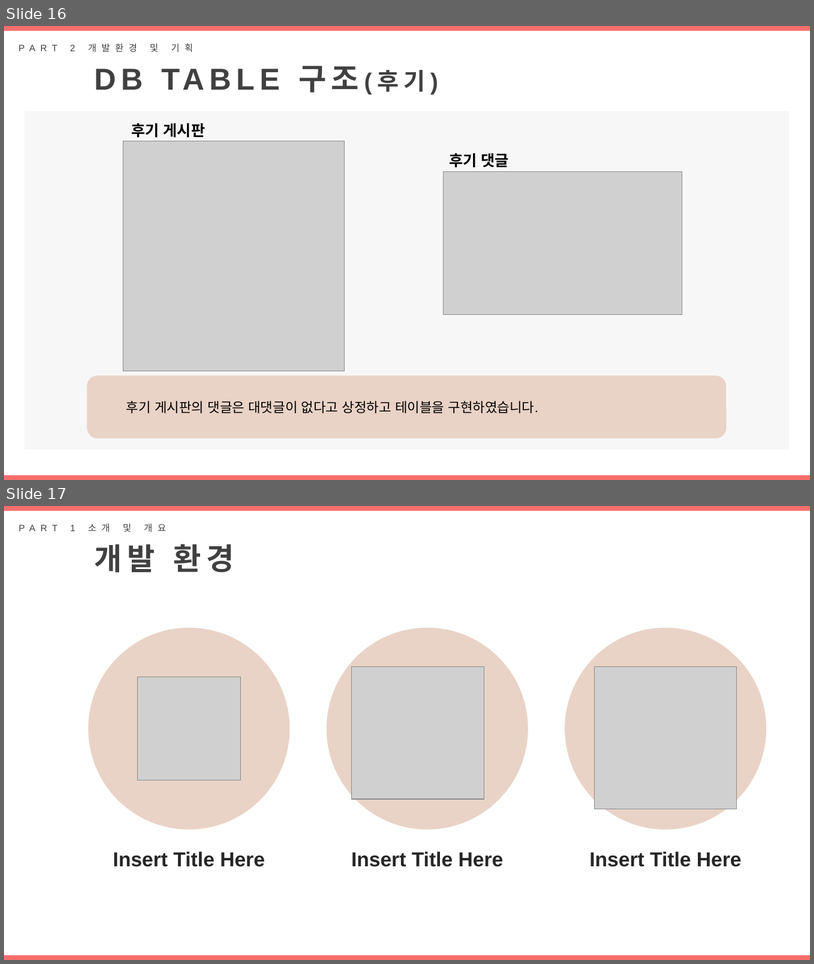
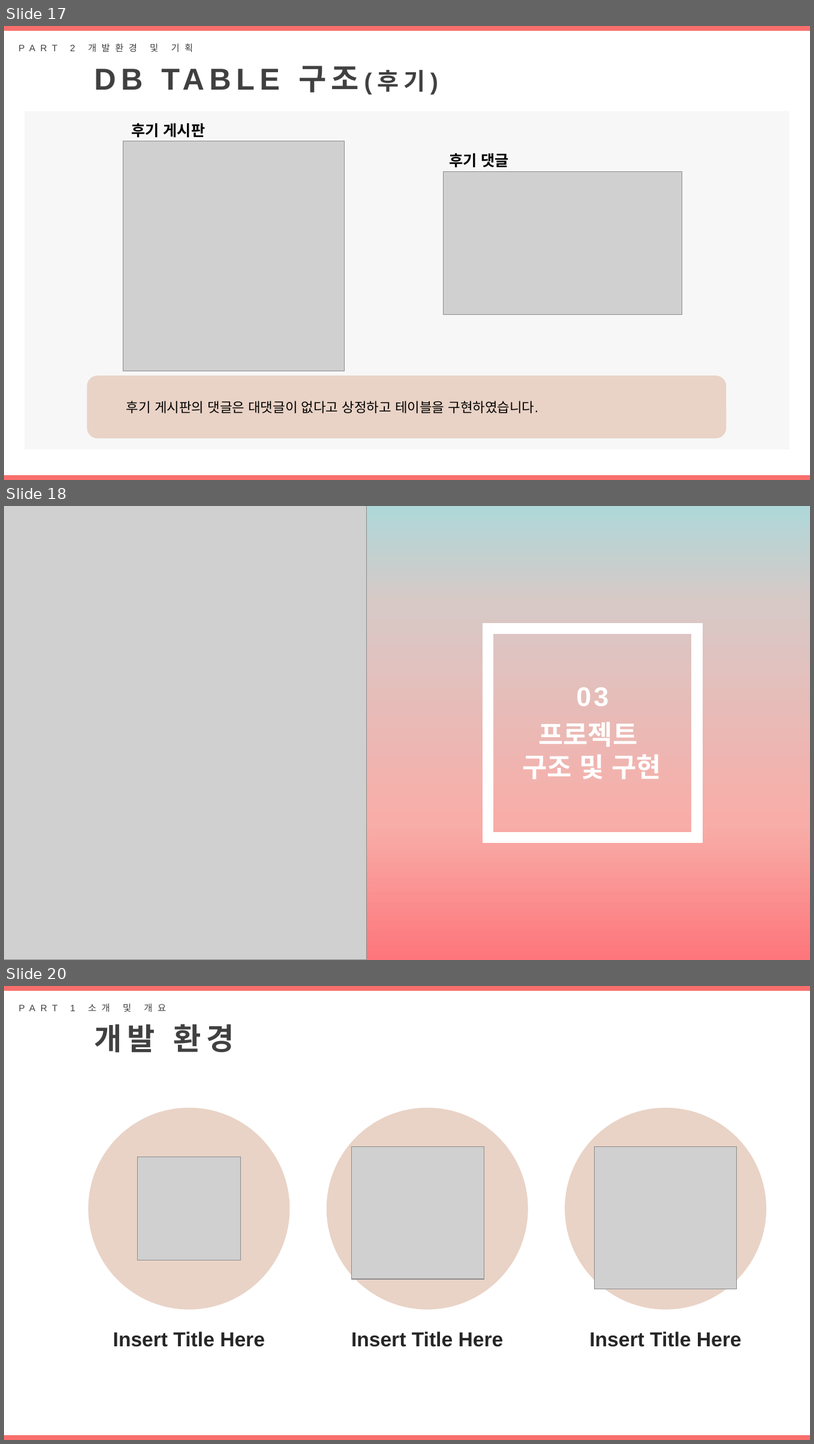
Before and after one commit to DAnomaly/SHOESFLY, a slide deck: project/B조_프로젝트_SHOEFLY.pptx. Shown one above the other, each under a label of ours: slides 16 and 17 before the commit, slides 17, 18 and 20 after it; the slides between them are not shown. The pictures are 814x964 and 814x1444 pixels, drawn with LibreOffice and Linux fonts; fonts in the diff are those of the drawing; grey boxes stand for pictures. Boxes give left, top, right and bottom in pixels: in the first picture for what was removed or moved away, otherwise in the second. Text is boxed around its words. In the diff, an @@ line names an element or a change of style, - is before the commit and + after.

```diff
--- a/project/B조_프로젝트_SHOEFLY.pptx
+++ b/project/B조_프로젝트_SHOEFLY.pptx
@@ slide 18 added at <box>4,506,810,960</box>, background gradient #FD767B to #F8ADA8 to #D8C9C6 to #AFD7D9 @@
@@ picture added at <box>4,506,367,960</box> @@
@@ rectangle added at <box>489,628,698,838</box>, outline #FFFFFF 13 pt @@
@@ text added at <box>576,687,609,706</box>, 32 pt, text #FFFFFF, bold @@
+03
@@ text added at <box>523,722,661,779</box>, 32 pt, text #FFFFFF, bold @@
+프로젝트
+구조 및 구현
@@ what was slide 16 is now slide 17 @@
@@ what was slide 17 is now slide 20 @@
```
Also in this commit, not shown: 1 slide changed, 2 other slides added.
